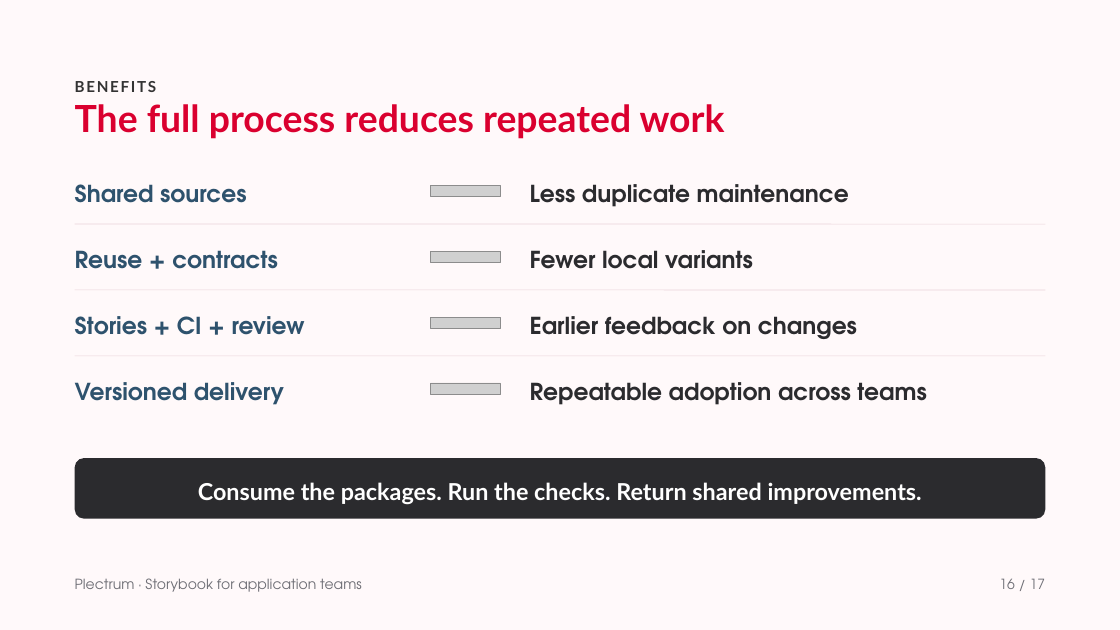
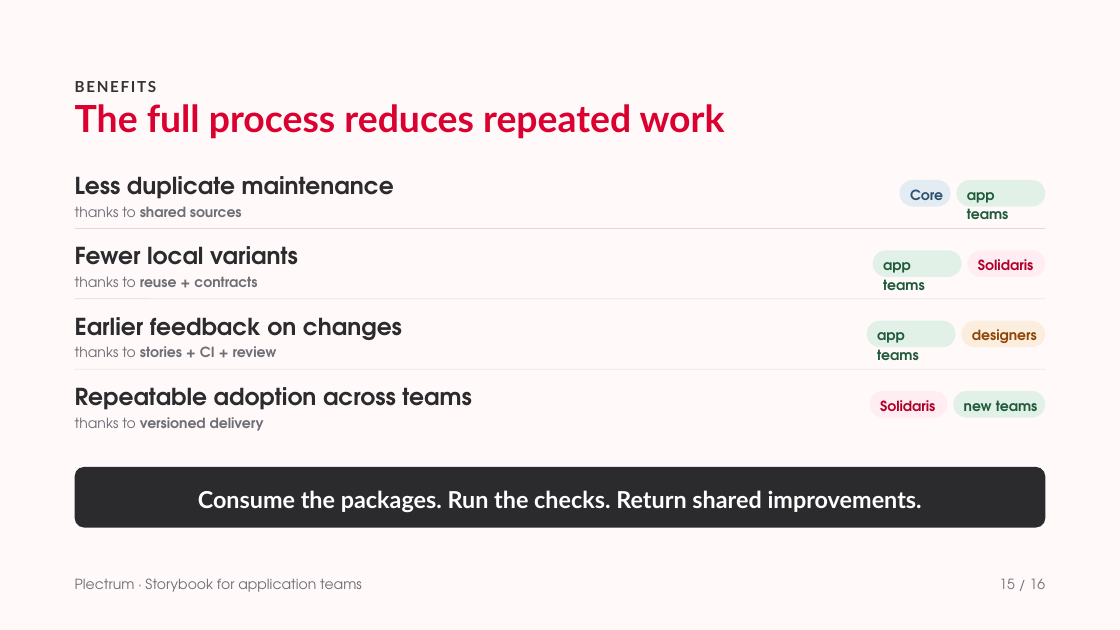
Before and after one commit to solidaris-danielbodigil/solidaris-plectrum, a slide deck: slide 15 of docs/Storybook for application teams.pptx (slide 16 before the commit). Drawn at 1120x630 pixels with LibreOffice and Linux fonts; fonts in the diff are those of the drawing; grey boxes stand for pictures. Boxes give left, top, right and bottom in pixels: in the first picture for what was removed or moved away, otherwise in the second. Text is boxed around its words. In the diff, an @@ line names an element or a change of style, - is before the commit and + after.

Commit message:
docs: add Storybook presentation for application teams

```diff
--- a/docs/Storybook for application teams.pptx
+++ b/docs/Storybook for application teams.pptx
@@ text "Less duplicate maintenance": place and size @@
-text "Less duplicate maintenance" at box(530, 184, 849, 207)
+text "Less duplicate maintenance" at box(75, 176, 394, 199)
@@ text at box(75, 206, 242, 217): text changed; size 20 to 12 pt; text colour #2E526D to #6E6E75 @@
-Shared sources
+thanks to shared sources
@@ picture removed at box(430, 186, 500, 197) @@
@@ rounded rectangle added at box(900, 180, 951, 207), fill #E3ECF3 @@
@@ text added at box(910, 189, 943, 200), 12 pt, text #2E526D, bold @@
+Core
@@ rounded rectangle added at box(957, 180, 1046, 207), fill #E2F1E7 @@
@@ text added at box(967, 192, 1009, 219), 12 pt, text #1F5A3A, bold @@
+app teams
@@ line moved from (75, 224) - (1045, 224) to (75, 229) - (1045, 229) @@
@@ text "Fewer local variants": place and size @@
-text "Fewer local variants" at box(530, 250, 753, 269)
+text "Fewer local variants" at box(75, 246, 298, 265)
@@ picture removed at box(430, 251, 500, 263) @@
@@ rounded rectangle added at box(873, 250, 962, 277), fill #E2F1E7 @@
@@ text added at box(883, 262, 925, 290), 12 pt, text #1F5A3A, bold @@
+app teams
@@ rounded rectangle added at box(968, 250, 1046, 277), fill #FFEDF1 @@
@@ text added at box(978, 259, 1033, 270), 12 pt, text #B0002A, bold @@
+Solidaris
@@ 1 text, 1 rounded rectangle, 1 line: place and size @@
-1 text, 1 rounded rectangle, 1 line at box(75, 290, 1046, 518)
+1 text, 1 rounded rectangle, 1 line at box(75, 299, 1046, 528)
@@ text at box(75, 276, 257, 287): text changed; size 20 to 12 pt; text colour #2E526D to #6E6E75 @@
-Reuse + contracts
+thanks to reuse + contracts
@@ text "Earlier feedback on changes": place and size @@
-text "Earlier feedback on changes" at box(530, 316, 857, 339)
+text "Earlier feedback on changes" at box(75, 317, 402, 340)
@@ picture removed at box(430, 317, 500, 329) @@
@@ rounded rectangle added at box(867, 321, 956, 348), fill #E2F1E7 @@
@@ rounded rectangle added at box(962, 321, 1046, 348), fill #FCEEDF @@
@@ text added at box(972, 329, 1037, 343), 12 pt, text #8F4508, bold @@
+designers
@@ text at box(75, 346, 277, 357): text changed; size 20 to 12 pt; text colour #2E526D to #6E6E75 @@
-Stories + CI + review
+thanks to stories + CI + review
@@ text added at box(877, 332, 919, 360), 12 pt, text #1F5A3A, bold @@
+app teams
@@ line moved from (75, 356) - (1045, 356) to (75, 369) - (1045, 369) @@
@@ text "Repeatable adoption across teams": place and size @@
-text "Repeatable adoption across teams" at box(530, 382, 926, 405)
+text "Repeatable adoption across teams" at box(75, 387, 471, 410)
@@ picture removed at box(430, 383, 500, 395) @@
@@ text at box(75, 417, 264, 431): text changed; size 20 to 12 pt; text colour #2E526D to #6E6E75 @@
-Versioned delivery
+thanks to versioned delivery
@@ rounded rectangle added at box(870, 392, 948, 418), fill #FFEDF1 @@
@@ text added at box(880, 400, 935, 411), 12 pt, text #B0002A, bold @@
+Solidaris
@@ rounded rectangle added at box(954, 392, 1046, 418), fill #E2F1E7 @@
@@ text added at box(964, 400, 1038, 411), 12 pt, text #1F5A3A, bold @@
+new teams
@@ text at box(999, 578, 1046, 589): text changed @@
-16 / 17
+15 / 16
```
Also in this commit, not shown: 13 other slides changed, 1 slide added, 2 slides removed.
